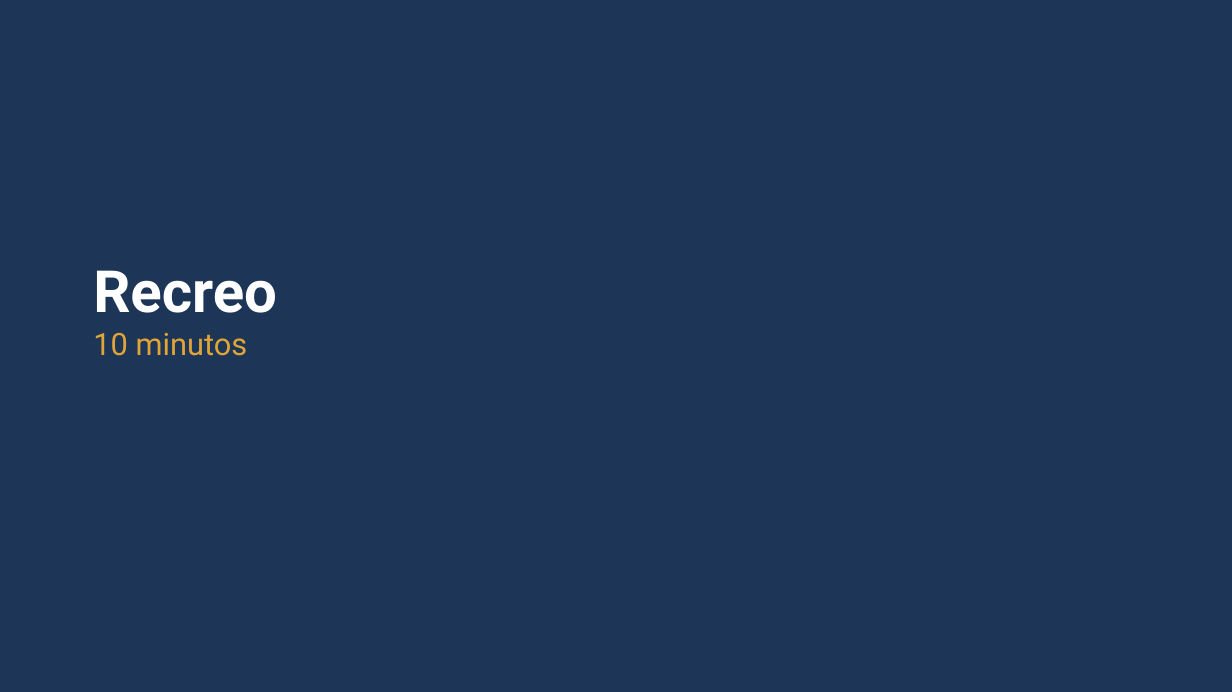
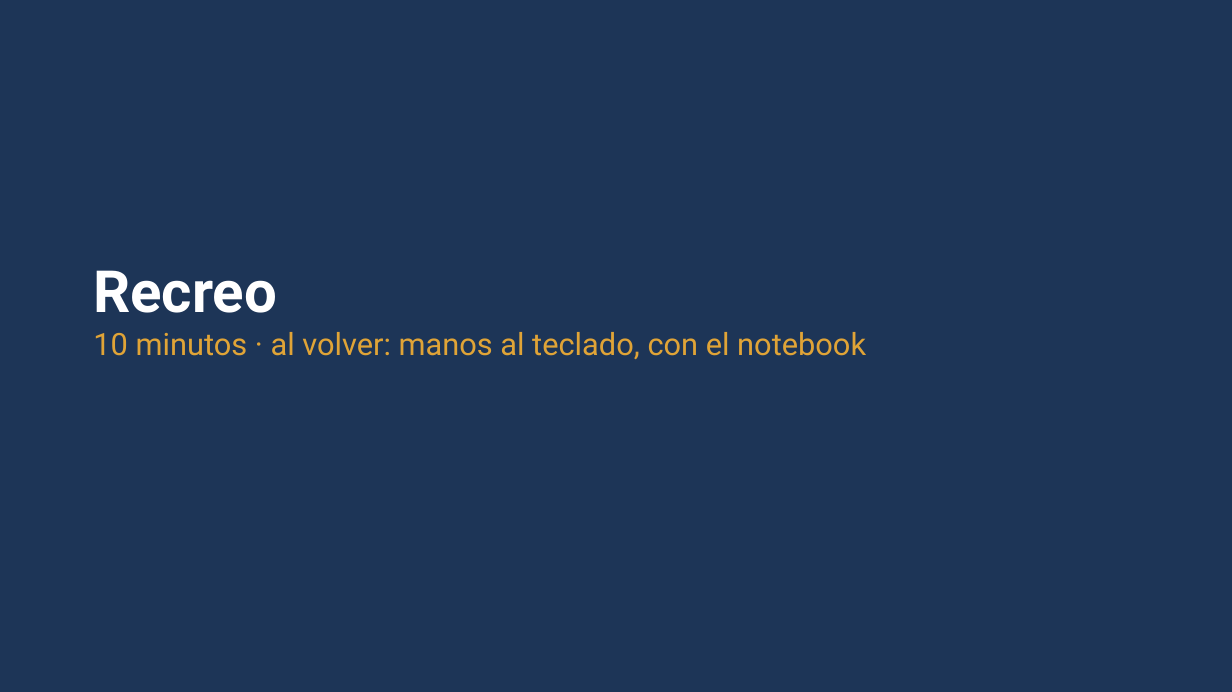
Before and after one commit to daniopitz/diplomado-cdd, a slide deck: slide 44 of presentaciones/clase03_eda_bivariado.pptx. Drawn at 1232x692 pixels with LibreOffice and Linux fonts; fonts in the diff are those of the drawing. Boxes give left, top, right and bottom in pixels: in the first picture for what was removed or moved away, otherwise in the second. Text is boxed around its words. In the diff, an @@ line names an element or a change of style, - is before the commit and + after.

```diff
--- a/presentaciones/clase03_eda_bivariado.pptx
+++ b/presentaciones/clase03_eda_bivariado.pptx
@@ text at (93,332,866,359): text changed @@
-10 minutos
+10 minutos · al volver: manos al teclado, con el notebook
```
Also in this commit, not shown: 1 other file.
